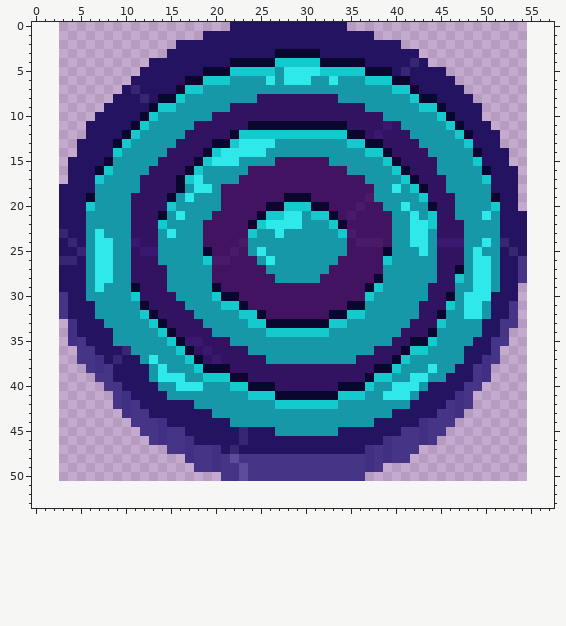
Edited in one commit: pixel-art sprite (Assets/Textures/UI/3HP.png). This is how it looked before the edit.
The file is 52x51 pixels. Colours within 5 levels of each other are drawn and written as one. The old version is drawn lined up with the new one, on the new canvas.
The result:
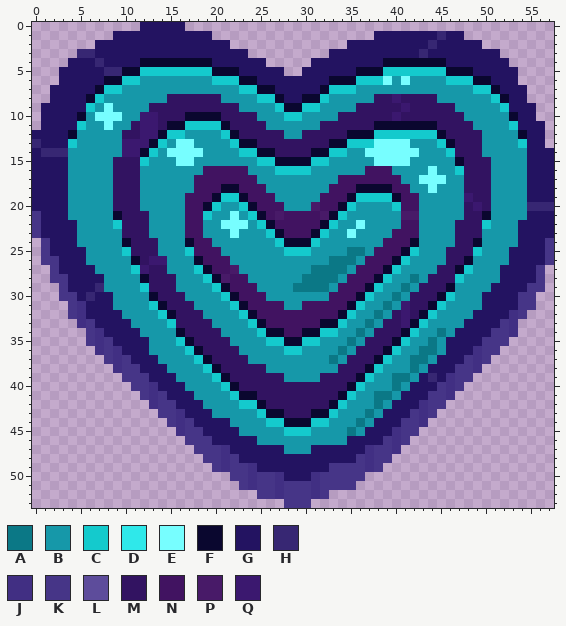
Palette (. is transparent): A #0b7886  B #1698a9  C #14cacd  D #2fe8ea  E #77feff  F #0a072f  G #231361  H #372773  J #412f83  K #463587  L #5d4c9b  M #321361  N #411361  P #481a68  Q #3b186f
Diff:
canvas 52x51 -> 58x54, the old top-left corner now at 3,0
Changed rows in their new state; - is an unchanged pixel.
first column x 0:
 0 ------------GGGGG-----.............-----------------------
 1 ---------GGGGGGGGGG-..................GGGGGGGHGG----------
 2 -------GGGGGGGGG------.............------GGGHGGGGG--------
 3 -----HHGGGGGGGG---------.........----------HGGGGGGGG------
 4 ----GGGHGGGGFFFFFFFF--GGGG.....GGGGGG--FFFFFFFGGGGGGG-----
 5 ---GGGGGHHFFCCCCCCCC--FGGGGG..GGGGGGF--CCCCCCCFFFGGGGG----
 6 ---GGGGGFFCCBBBBBBBB--CFFGGGGGGGGFFFC--EBEBBBBCCCFFGGG----
 7 --GGGGGFCCBBBBBBBBB----CCFFGGGGGFCCC----BBBBBBBBBCCFGGG---
 8 --GGGGFCBBBBBBBMMMMMM----CCFGGFFCB----MMQMMMMBBBBBBCFGG---
 9 -GGGGGCBEBBBBMMMMMMMMM-BBBBCFFCCBBBB-MMMMQMMMMMBBBBBCGGG--
10 -GGGGFBEEEBBQQMMMFFFF----BBBCCBBBB-----MQMMMMMMMBBBBBFGG--
11 -GGGGCBBEBBMQQMFFCCCCF--MMBBBBBBMMM---FFFFFFFMMMMBBBBCGGG-
12 GGGGFBBBBBMMQQFCCBBBBC-MMMMMBBMMMMM--FCCCCCCCFMMMMBBBBFGG-
13 HGGGCBBBBBQQQFC-EEBBBB-FFMMMMMMMMFF--CEEEEB--CFMMMBBBBCGG-
14 GHHHBBBBBBQQFC-EEEEBBBBCCFFMMMMFFCC--EEEEEEB--CMMMBBBBBGGG
15 GGGGBBBBBMMMC-BBEEBBBBB--CCFFFFCC-----EEEEBBB--FMMMBBBBGGG
16 GGGGBBBBBMMM-BBBBBBNNNNNBBBCCCCBBBB--NNNBBBBE--CMMMBBBBGGG
17 GGGGBBBB-MMMBBBBBBNNNNN--BBBBBBBBB---NNNNBBEEE--MMMBBBBGGG
18 GGG-BBB--MMMBBBBB-NNNFF---BBBBBBB---FFFFNNBBEB--MMMBBBBGGG
19 GGG-BBB--MM-BBBB-NNNFCCF---BBBBB---FCCCCFNNBBBB-QMMBBBBGGG
20 GGG-BBB--MM-BBBB-NNFCBBCF-NNBBBPN-FCBBB-CNN-BBB-MQMBBBBHHH
21 KGG-BB---FM--BB-BNNCBBEBC-NPNNNNP-CBBBBB-PP-BBB-MMF-BBBGGG
22 KGG--B---CM--BB--NNBBEEEB-FNNNNNF-BBEBBB-NNBBBB-MMC-BB-GGG
23 KGGG-B-B--M--B-B-NNBBBEBB-CFNNNFC-BEBBBBNNNB-BB-MM--BB-GGG
24 -KG-GB-BB-FM-----FN-BBBB---CFFFC---BBBB-NNFB-BBMMFB-BB-GGK
25 -KG--G-BB-C-MM---CNN-BBB-B--CCC----AAB-NNFCB-B--MC--BG-GGK
26 -KKGG--BB--F-QQ---FNNNBBB-B------AAAB--NFC---B--FBB-B-GGGK
27 --K---GBB--CQ-----CF--PBBB-----AAAAB---FC-------CBB---GGK-
28 --KK--GGB--BF--M---CFP--BBB---AAAAB----C--A-M----BB---GGK-
29 ---K--GH---BC--M----CF---BBBBAAAAB-------A-M--F--BBG--GKK-
30 ----K-HGG--BBF--M---BC----BBBBBBB---F---A-MM-FC-BBG---KK--
31 ---.KJ-GG---BCF--M---B------BB------C--A-QM-FCB-BBG--GKK--
32 ---.KJ-GGG--BBCF--M-----FN-------N--B-A-MQMFCB--BGG--JK---
33 ----.JK-GGG--BBC---M-----FNNNNNN-F---A-MMQFCBB--GG---J----
34 ----..KJ-GGG--BBF---M----CFFNNFF-C--A-MMMFCBBA-GGG-K-J----
35 ----..KJKGGGG--BCFM-------CCFFCC---A-MMMFCBBA-GGG-K-------
36 -----..JKJGGG---BCFM---B----CC----A-MM-FCBBAA-GG-JK-------
37 -----...KJK-GG---BCFM---BB-------A-M--FCBBAA-GGGKJK.------
38 ------...JKK-GG---BC-M----BBBBBBBB---FCBB-A-GGGKKJ.-------
39 -------...KKKGGGB--B-FMM----BBBB----FCBBAABGHGJKK..-------
40 --------...KKJGGGBB--CFMMMM-------M-CB--ABGG-KJK..--------
41 ---------...KJKGGG----CFFMMMMMMMMMF-B-AABGG-KKJ..---------
42 ---------....JKK--G----CCFMMMMMMMFC---A-GG-JKK...---------
43 ----------....KKJ--------CFFMMMFFC---A-G--KJK...----------
44 -----------....KJK--------CCFFFCC---A----KK-...-----------
45 ------------....JKK----BBBB-CCC---BAB---J--...------------
46 -------------....KKK---G-BBBBBBBBBB----KJ-...-------------
47 ---------------...--KJG-----BBB--------KJ..---------------
48 -----------------..-KJKGGGGGGGGGGGGG---K..----------------
49 ------------------..KJ-KJGGGGGGGG-------------------------
50 ---------------------.-KJ--JGGGJ--------------------------
51 -----------------------KJKKJKKKJKKKK----------------------
52 -------------------------KKJKKKJK-------------------------
53 ----------------------------KKK---------------------------
Pixel boxes of the changes (left, top, right, bottom) in both pictures:
changed: (32, 22, 554, 508)
